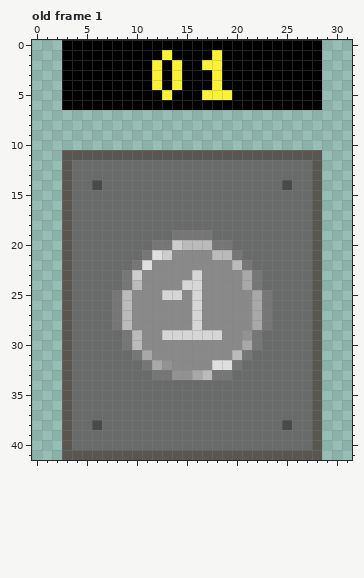
Two versions of one pixel-art file, sprites/elevator-button.aseprite. Above: the version before the commit.
32x42 pixels, 1 frame. Colours within 5 levels of each other are drawn and written as one. Shown: old frame 1.
The same view after the edit:
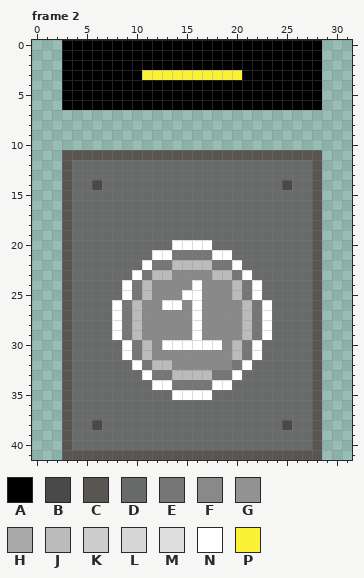
Palette (. is transparent): A #000000  B #494949  C #595652  D #696a6a  E #767676  F #898989  G #929292  H #a8a8a8  J #bbbbbb  K #cdcdcd  L #d6d6d6  M #dfdfdf  N #ffffff  P #fbf236
A new or re-ordered frame is compared with the old frame closest to it.
From old to new:
frames 1 -> 2
--- frame 2 is new; against old frame 1, layers "Layer 3", "Layer 2"
@@ x 9..22 @@
  0 AAAAAAAAAAAAAA
- 1 AAAAPAAAAPAAAA
- 2 AAAPAPAAPPAAAA
- 3 AAAPAPAAAPAAAA
- 4 AAAPAPAAAPAAAA
- 5 AAAAPAAAPPPAAA
+ 1 AAAAAAAAAAAAAA
+ 2 AAAAAAAAAAAAAA
+ 3 AAPPPPPPPPPPAA
+ 4 AAAAAAAAAAAAAA
+ 5 AAAAAAAAAAAAAA
  6 AAAAAAAAAAAAAA
@@ x 6..25 @@
 18 DDDDDDDDDDDDDDDDDDDD
-19 DDDDDDDDEEEEDDDDDDDD
-20 DDDDDDEEKJJJEEDDDDDD
-21 DDDDDEMKFFFFJJEDDDDD
-22 DDDDEMFFFFFFFFJEDDDD
-23 DDDEKFFFFFLFFFFHEDDD
-24 DDDEJFFFFLLFFFFHEDDD
-25 DDEJFFFLLFLFFFFFHEDD
-26 DDEJFFFFFFLFFFFFHEDD
-27 DDEJFFFFFFLFFFFFHEDD
-28 DDEJFFFFFFLFFFFFHEDD
-29 DDDEJFFLLLLLLFFGEDDD
-30 DDDEJFFFFFFFFFFHEDDD
-31 DDDDEHFFFFFFFFJEDDDD
-32 DDDDDEHGFFFFMMEDDDDD
-33 DDDDDDEEGGHJEEDDDDDD
-34 DDDDDDDDDDDDDDDDDDDD
-35 DDDDDDDDDDDDDDDDDDDD
+19 DDDDDDDDDDDDDDDDDDDD
+20 DDDDDDDDNNNNDDDDDDDD
+21 DDDDDDNNEEEENNDDDDDD
+22 DDDDDNEEJJJJEENDDDDD
+23 DDDDNEJJFFFFJJENDDDD
+24 DDDNEJFFFFNFFFJENDDD
+25 DDDNEJFFFNNFFFJENDDD
+26 DDNEJFFNNFNFFFFJENDD
+27 DDNEJFFFFFNFFFFJENDD
+28 DDNEJFFFFFNFFFFJENDD
+29 DDNEJFFFFFNFFFFJENDD
+30 DDDNEJFNNNNNNFJENDDD
+31 DDDNEJFFFFFFFFJENDDD
+32 DDDDNEJJFFFFFFENDDDD
+33 DDDDDNEEJJJJEENDDDDD
+34 DDDDDDNNEEEENNDDDDDD
+35 DDDDDDDDNNNNDDDDDDDD
 36 DDDDDDDDDDDDDDDDDDDD
